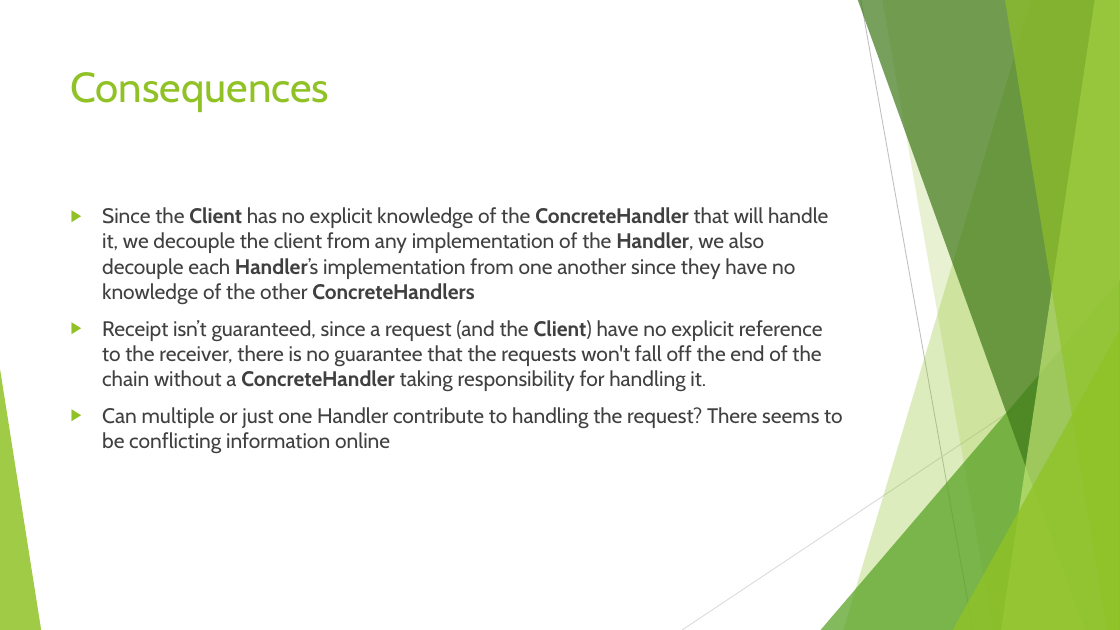
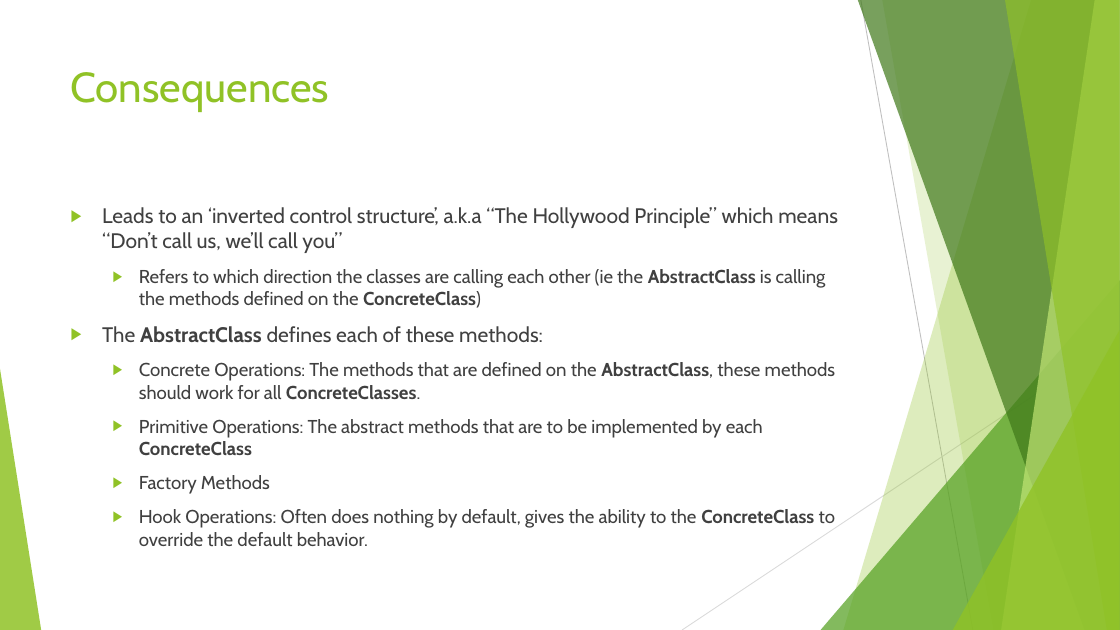
Before and after one commit to cmelende/Design-Patterns, a slide deck: slide 4 of Notes/Powerpoints/TemplateMethod.pptx (slide 5 before the commit). Drawn at 1120x630 pixels with LibreOffice and Linux fonts; fonts in the diff are those of the drawing. Boxes give left, top, right and bottom in pixels: in the first picture for what was removed or moved away, otherwise in the second. Text is boxed around its words. In the diff, an @@ line names an element or a change of style, - is before the commit and + after.

```diff
--- a/Notes/Powerpoints/TemplateMethod.pptx
+++ b/Notes/Powerpoints/TemplateMethod.pptx
@@ text at [102,207,838,546]: text changed; size 18 to 16 pt @@
-▶ Since the Client has no explicit knowledge of the ConcreteHandler that will handle it, we decouple the client from any implementation of the Handler, we also decouple each Handler’s implementation from one another since they have no knowledge of the other ConcreteHandlers
-▶ Receipt isn’t guaranteed, since a request (and the Client) have no explicit reference to the receiver, there is no guarantee that the requests won't fall off the end of the chain without a ConcreteHandler taking responsibility for handling it.
-▶ Can multiple or just one Handler contribute to handling the request? There seems to be conflicting information online
+▶ Leads to an ‘inverted control structure’, a.k.a “The Hollywood Principle” which means “Don’t call us, we’ll call you”
+  ▶ Refers to which direction the classes are calling each other (ie the AbstractClass is calling the methods defined on the ConcreteClass)
+▶ The AbstractClass defines each of these methods:
+  ▶ Concrete Operations: The methods that are defined on the AbstractClass, these methods should work for all ConcreteClasses.
+  ▶ Primitive Operations: The abstract methods that are to be implemented by each ConcreteClass
+  ▶ Factory Methods
+  ▶ Hook Operations: Often does nothing by default, gives the ability to the ConcreteClass to override the default behavior.
```
Also in this commit, not shown: 3 other slides changed, 1 slide added, 1 slide removed.
